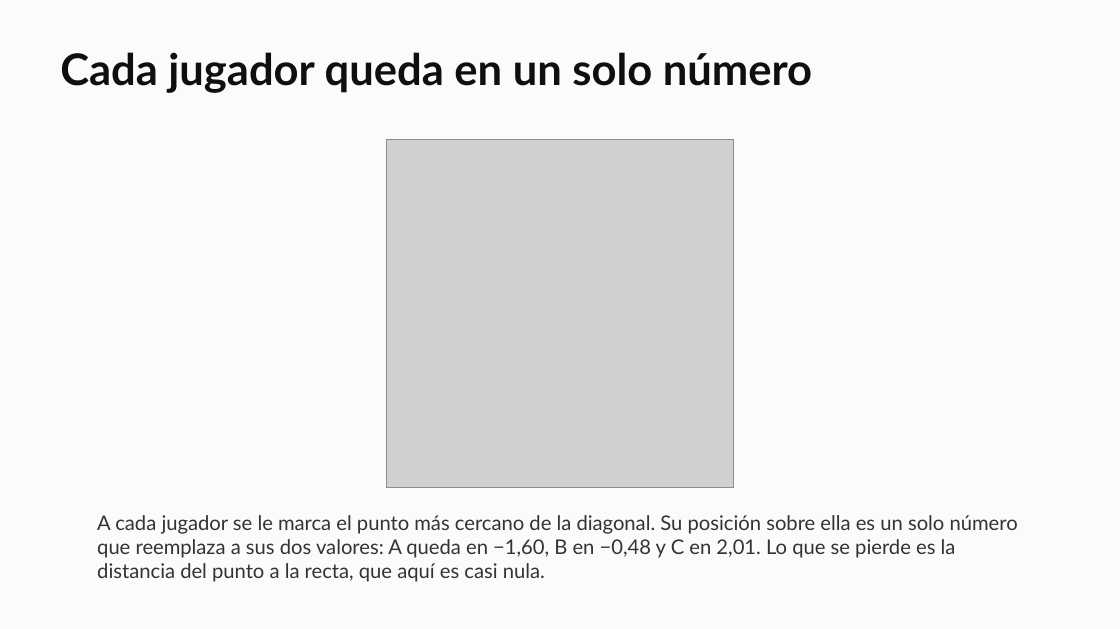
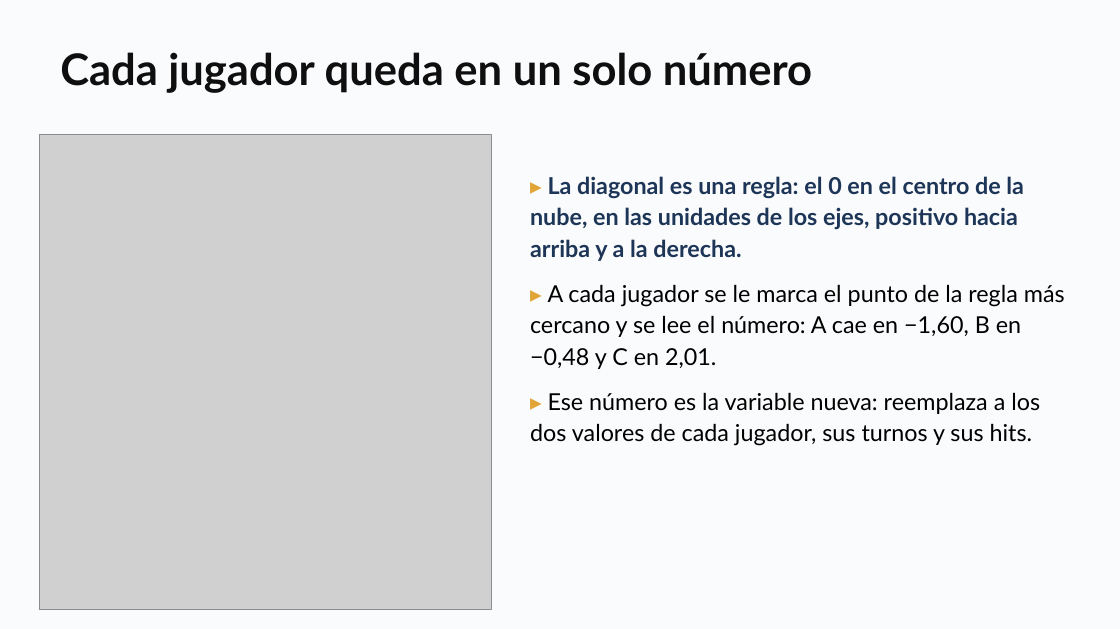
Before and after one commit to daniopitz/diplomado-cdd, a slide deck: slide 11 of presentaciones/clase08_componentes_principales.pptx. Drawn at 1120x629 pixels with LibreOffice and Linux fonts; fonts in the diff are those of the drawing; grey boxes stand for pictures. Boxes give left, top, right and bottom in pixels: in the first picture for what was removed or moved away, otherwise in the second. Text is boxed around its words. In the diff, an @@ line names an element or a change of style, - is before the commit and + after.

```diff
--- a/presentaciones/clase08_componentes_principales.pptx
+++ b/presentaciones/clase08_componentes_principales.pptx
@@ picture added at [39,134,492,610] @@
@@ picture removed at [386,140,734,488] @@
@@ text at [530,176,1065,446]: text changed; size 13 to 15 pt; text colour #333333 to #000000 @@
-A cada jugador se le marca el punto más cercano de la diagonal. Su posición sobre ella es un solo número que reemplaza a sus dos valores: A queda en −1,60, B en −0,48 y C en 2,01. Lo que se pierde es la distancia del punto a la recta, que aquí es casi nula.
+▸ La diagonal es una regla: el 0 en el centro de la nube, en las unidades de los ejes, positivo hacia arriba y a la derecha.
+▸ A cada jugador se le marca el punto de la regla más cercano y se lee el número: A cae en −1,60, B en −0,48 y C en 2,01.
+▸ Ese número es la variable nueva: reemplaza a los dos valores de cada jugador, sus turnos y sus hits.
```
Also in this commit, not shown: 2 other slides changed, 1 slide added, 1 slide removed, 1 other file.
